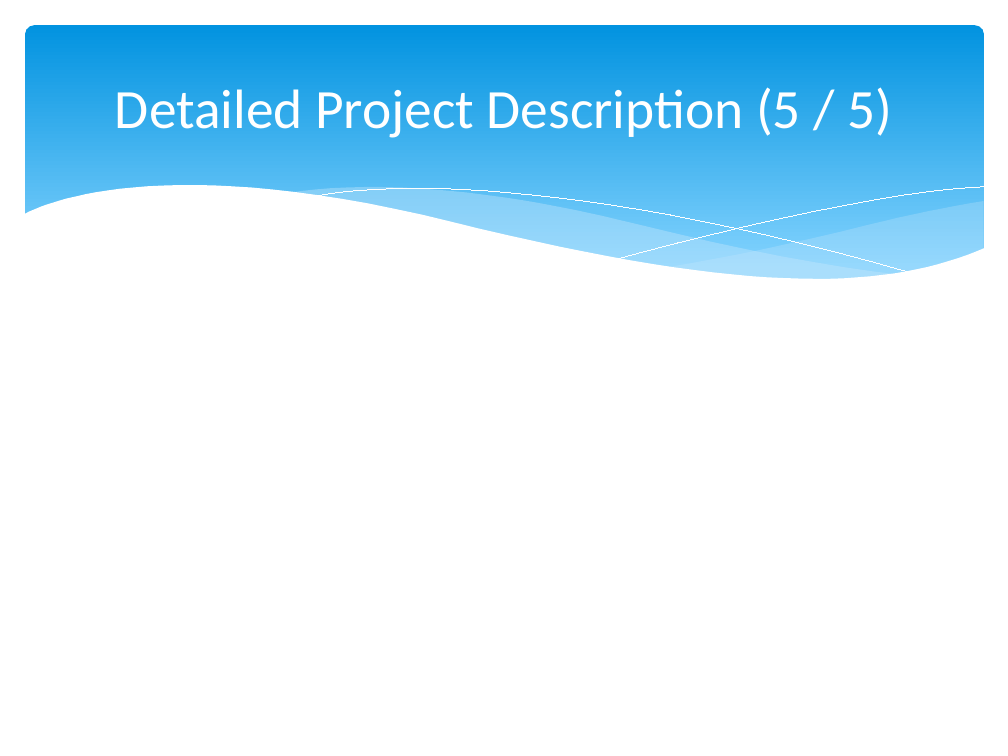
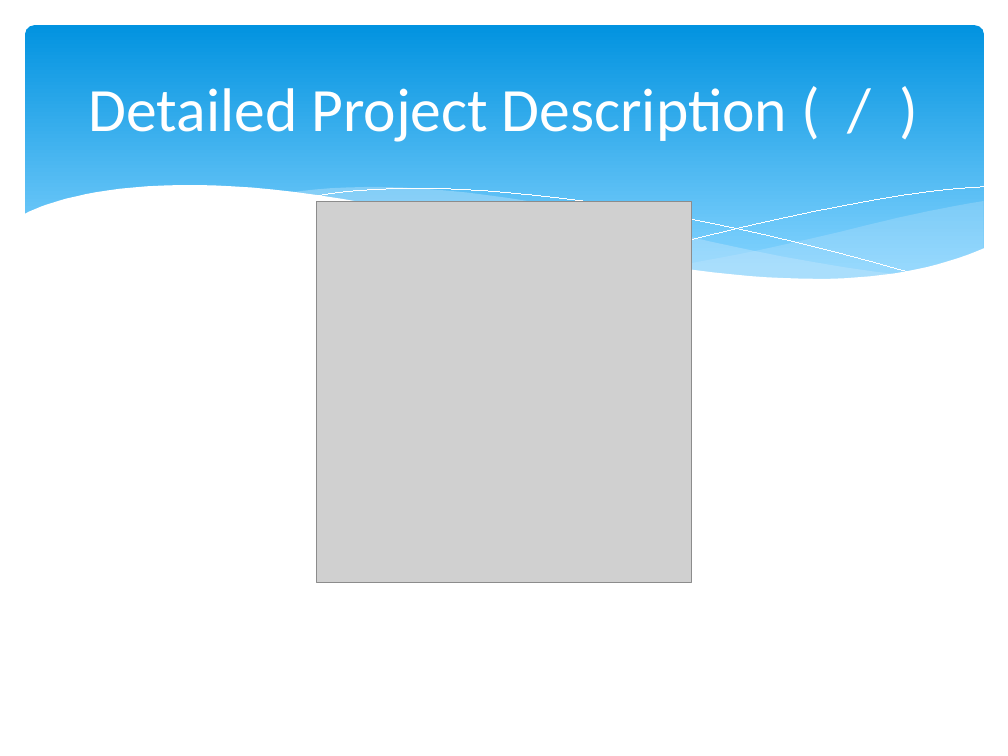
Before and after one commit to hankn01/VaccineCMSJavaSwing, a slide deck: slide 3 of team1Presentation.pptx (slide 7 before the commit). Drawn at 1008x756 pixels with LibreOffice and Linux fonts; fonts in the diff are those of the drawing; grey boxes stand for pictures. Boxes give left, top, right and bottom in pixels: in the first picture for what was removed or moved away, otherwise in the second. Text is boxed around its words. In the diff, an @@ line names an element or a change of style, - is before the commit and + after.

```diff
--- a/team1Presentation.pptx
+++ b/team1Presentation.pptx
@@ title at [89, 88, 787, 142]: text changed; size 39.6 to 44 pt @@
-Detailed Project Description (5 / 5)
+Detailed Project Description ( / )
@@ picture added at [317, 202, 692, 582] @@
```
Also in this commit, not shown: 5 other slides changed, 5 slides added, 14 other files.
